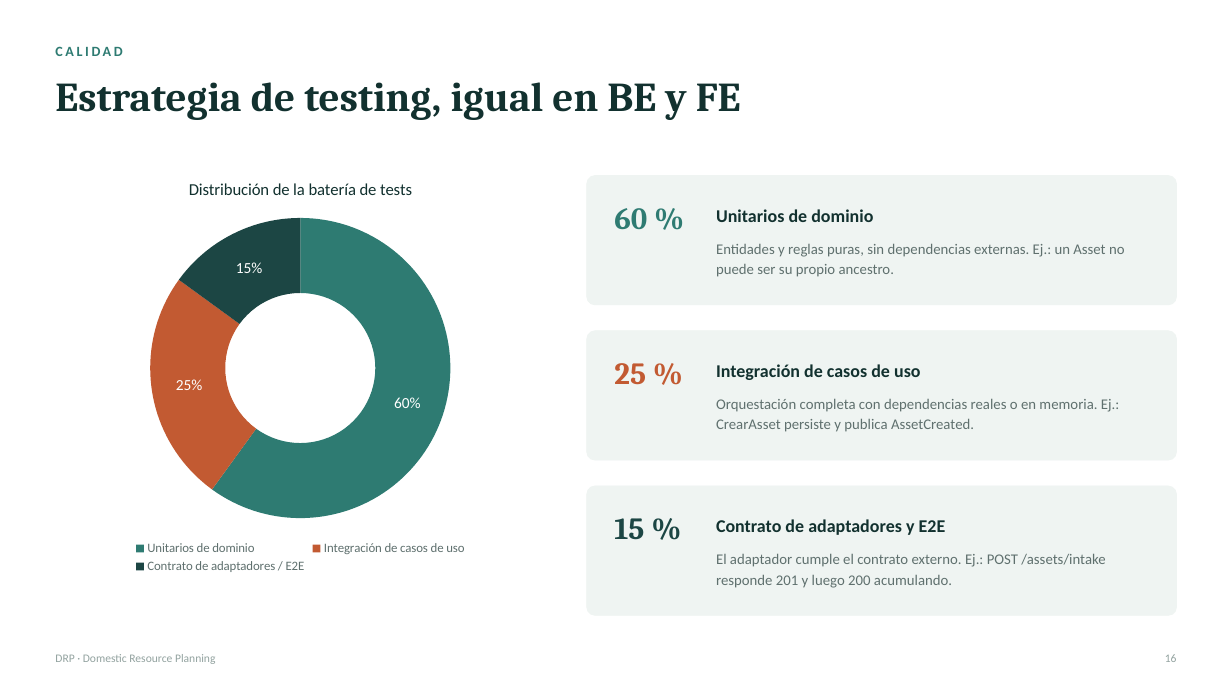
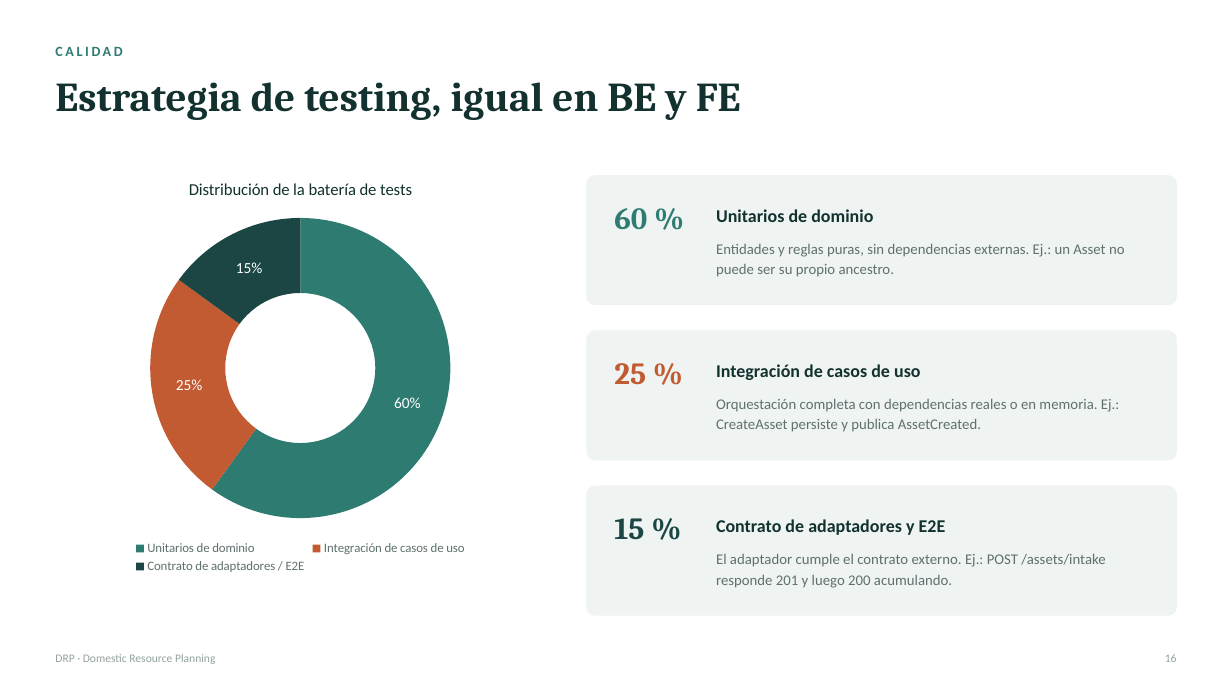
Before and after one commit to kikescribano/domestic_resource_planning, a slide deck: slide 17 of docs/common/marketing/DRP-resumen.pptx. Drawn at 1232x693 pixels with LibreOffice and Linux fonts; fonts in the diff are those of the drawing. Boxes give left, top, right and bottom in pixels: in the first picture for what was removed or moved away, otherwise in the second. Text is boxed around its words. In the diff, an @@ line names an element or a change of style, - is before the commit and + after.

```diff
--- a/docs/common/marketing/DRP-resumen.pptx
+++ b/docs/common/marketing/DRP-resumen.pptx
@@ text at box(716, 399, 1119, 432): text changed @@
-Orquestación completa con dependencias reales o en memoria. Ej.: CrearAsset persiste y publica AssetCreated.
+Orquestación completa con dependencias reales o en memoria. Ej.: CreateAsset persiste y publica AssetCreated.
```
Also in this commit, not shown: 7 other slides changed, 1 other file.
